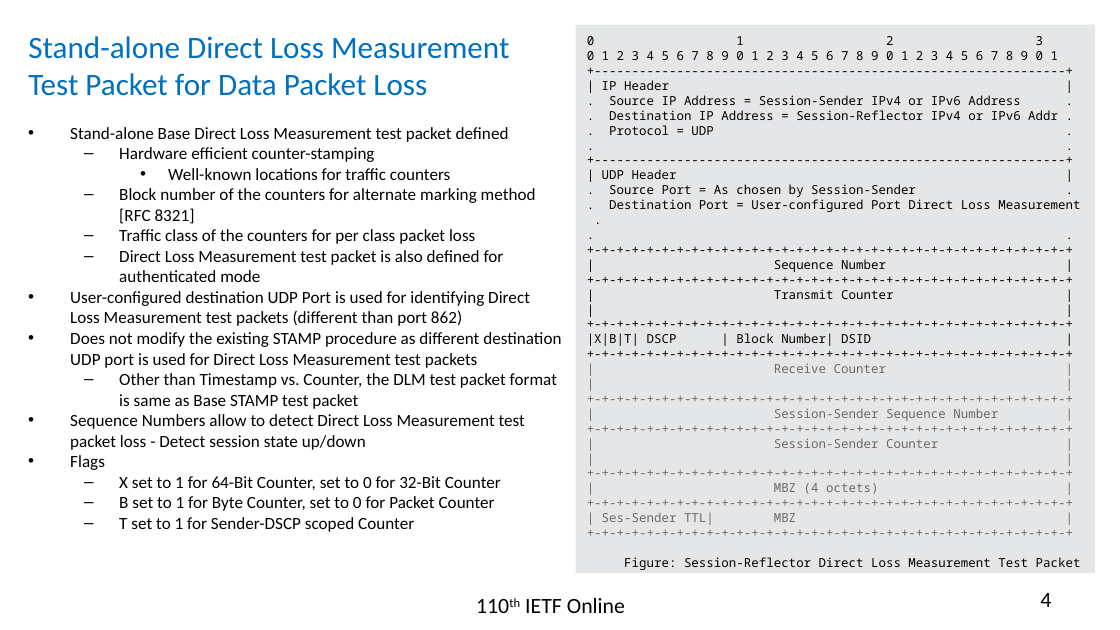
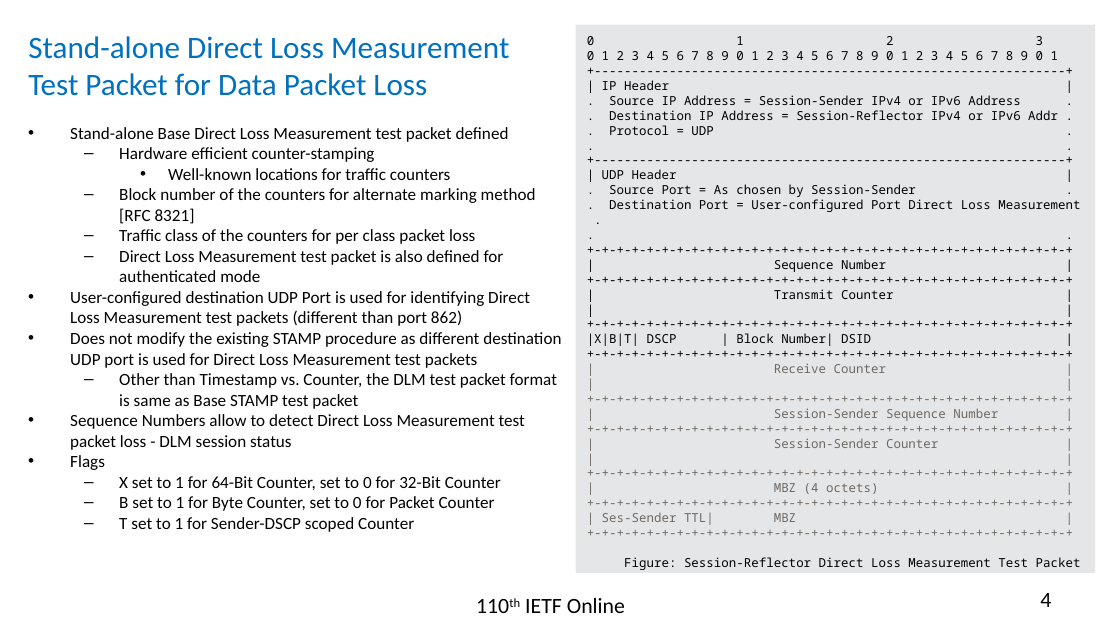
Before and after one commit to rakgandhi/ietf-slides, a slide deck: slide 4 of draft-gandhi-ippm-stamp-direct-loss-00.pptx. Drawn at 1120x630 pixels with LibreOffice and Linux fonts; fonts in the diff are those of the drawing. Boxes give left, top, right and bottom in pixels: in the first picture for what was removed or moved away, otherwise in the second. Text is boxed around its words. In the diff, an @@ line names an element or a change of style, - is before the commit and + after.

```diff
--- a/draft-gandhi-ippm-stamp-direct-loss-00.pptx
+++ b/draft-gandhi-ippm-stamp-direct-loss-00.pptx
@@ text at [70,414,525,450]: text changed @@
-• Sequence Numbers allow to detect Direct Loss Measurement test packet loss - Detect session state up/down
+• Sequence Numbers allow to detect Direct Loss Measurement test packet loss - DLM session status
```
Also in this commit, not shown: 5 other files.
